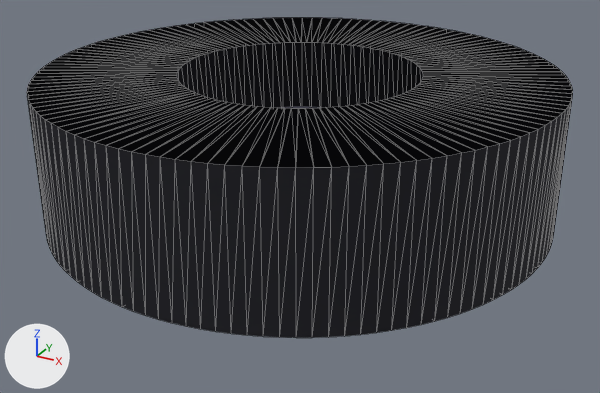
An edit to the glTF model models/dome.glb, drawn before and after from the same camera.
The view is the same before and after, from a camera (50 mm lens) standing at (109.5, -199.1, 101.3) and looking at (2.4, -4.3, 3.9). Lighting does not change. The marker at lower left points along +X, +Y and +Z. The first picture is the older version. Mesh edges are drawn as thin lines on the coarser meshes. Vertices at exactly the same position are counted once.

Objects in the first picture: 'PodHull', 'SpaceStars' and 1 more.
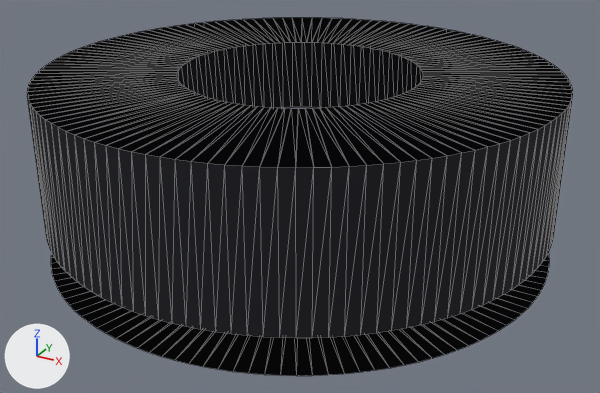
Commit message: Keep the outer space floor down while the dome interior is lifted

The change, as a diff of the scene's bpy script:
```diff
--- a/models/dome.glb.py
+++ b/models/dome.glb.py
@@ me_spacestars @@
 # used by ob_spacestars; location = (0.0, 0.0, 0.0)
-me_spacestars.from_pydata(...)  # 512 vertices, 512 faces; spans x -73.0..73.0, y -73.0..73.0, z 0.1..40.0
+me_spacestars.from_pydata(...)  # 512 vertices, 512 faces; spans x -73.0..73.0, y -73.0..73.0, z -9.9..40.0
+# me_spacestars part 1: the whole mesh is scaled about its middle by (1, 1, 1.25), then moved by (0.0, 0.0, -5.0)
 me_spacestars.materials.append(mat_spacestars)
@@ me_podhull @@
 # used by ob_podhull; location = (0.0, 0.0, 0.0)
-me_podhull.from_pydata(...)  # 512 vertices, 768 faces; spans x -73.0..73.0, y -73.0..73.0, z 0.1..40.0
+me_podhull.from_pydata(...)  # 640 vertices, 768 faces; spans x -73.0..73.0, y -73.0..73.0, z -9.9..40.0
+# me_podhull part 2: a new loose piece of 256 vertices spanning x -73.0..73.0, y -73.0..73.0, z -9.9, in mat_domedark (dark grey #303038)
+# other edits to the shape of me_podhull do not show in these pictures
 me_podhull.materials.append(mat_domedark)
```

Boxes (x1, y1, x2, y2) around the edits, measured in the pictures (600 x 393 px; the box of a moved part takes in the faces that stretch with it):
'PodHull', reshaped (12% taller): before (27, 18, 573, 338); after (27, 18, 573, 376)
'SpaceStars', moved, rescaled: before (28, 19, 542, 164); after (28, 19, 542, 371)
part 1 of me_spacestars, moved or reshaped (not visible before): after (62, 284, 371, 371)
part 2 of me_podhull, added: after (51, 252, 550, 376)
